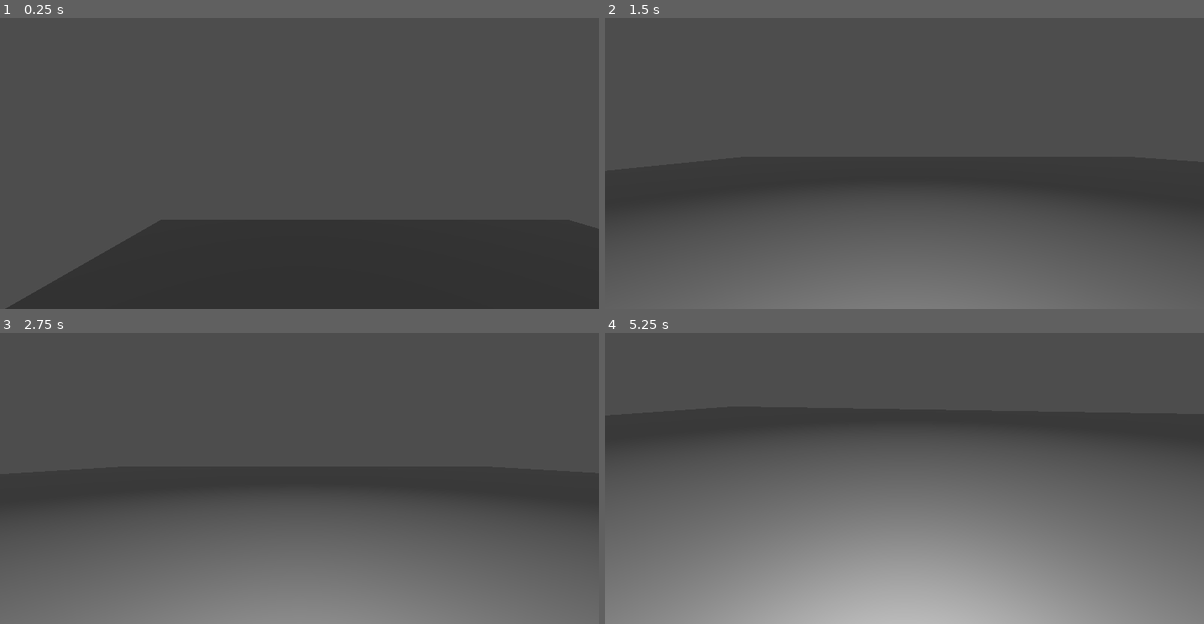
Above: before the commit, frames 1-4 (two rows, left to right).
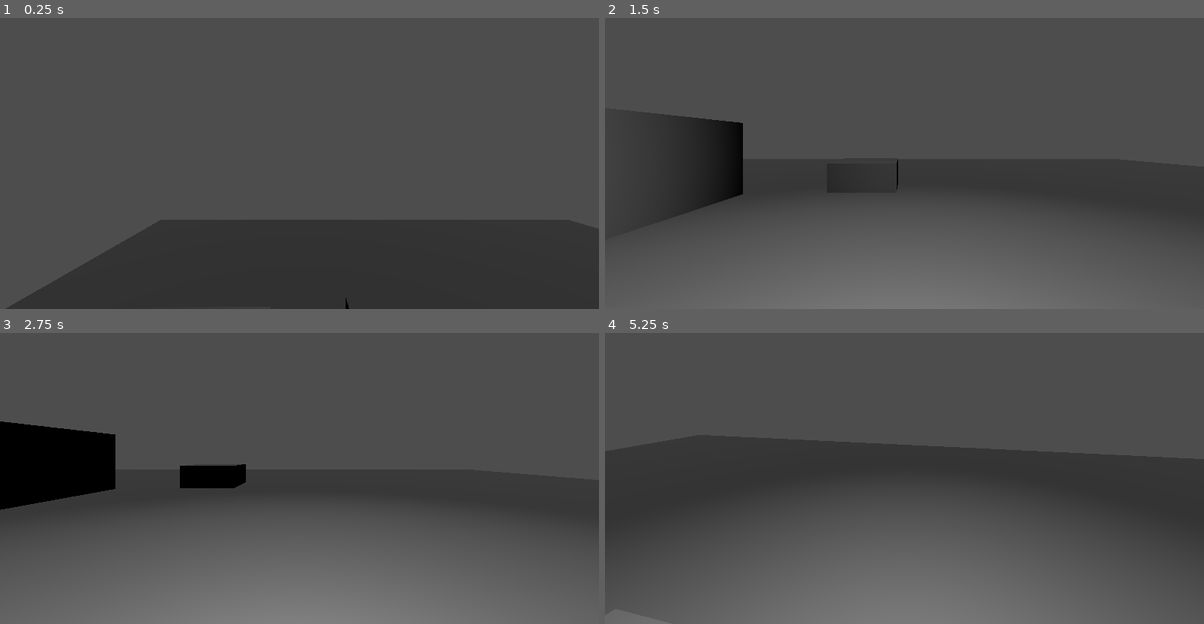
Above: after the commit, the same moments.

Repository: Xarrak-Dev/multiplayer-game
Game: Godot game, scene res://world.tscn
The game is run twice, just before and just after one commit, with the same random seed, the same clock (stepped at 60 frames per second) and the same inputs.
Inputs (mouse positions are in pixels of both pictures, inside the frame that each line leads up to):
- Up to frame 1 (0.25 s): no input
- Up to frame 2 (1.5 s): move the mouse to (1036, 122) at 0.52 s; hold D (move_right) 0.53-1.28 s; hold Shift (sprint, bound only after the commit) 0.53-1.28 s; tap Space (jump) at 0.77, 0.8, 1.07, 1.35 s; move the mouse to (784, 157) at 1.27 s; hold S (move_back) from 1.28 s (still down)
- Up to frame 3 (2.75 s): tap Space (jump) at 1.52, 1.82, 2.3 s; tap Shift (sprint, bound only after the commit) at 1.55 s; move the mouse to (359, 382) at 2.02 s; release S (move_back) at 2.03 s; press the mouse at (359, 382) at 2.03 s; hold D (move_right) from 2.03 s (still down)
- Up to frame 4 (5.25 s): move the mouse to (898, 461) at 2.77 s; release D (move_right) at 2.78 s; release the mouse at (898, 461) at 2.78 s; hold W (move_forward) from 2.78 s (still down); tap Shift (sprint, bound only after the commit) at 2.85, 4.55 s; tap Space (jump) at 3.02, 3.32, 3.77, 3.8, 4.07, 4.35, 4.52, 4.82 s; move the mouse to (946, 461) at 3.52 s; hold Shift (sprint, bound only after the commit) 3.53-4.28 s; move the mouse to (856, 452) at 4.27 s; move the mouse to (910, 455) at 5.02 s; press the mouse at (910, 455) at 5.03 s

The runs differ from the first frame. In frame 1, less than 0.1% of the frame differs, in the area x 45-59%, y 96-100%; in frame 2, 3.0%; in frame 3, 5.6%; in frame 4, 59%, in the area x 0-100%, y 37-100%.

Commit message:
sprint + weiner

Diff:
--- a/multiplayerManager.gd
+++ b/multiplayerManager.gd
@@ -1,7 +1,7 @@
 extends Node
 
 const port = 8080
-var serverIP = "127.0.0.1"
+var serverIP = "35.161.170.19"
 
 var unique_id = 0
 
@@ -23,13 +23,13 @@
 	print("joining")
 
 @rpc("any_peer", "call_remote", "reliable")
-func sendServerPosition(data):
+func sendServerPosition(data, rot):
 	var id = multiplayer.get_remote_sender_id()
-	sendClientsPosition.rpc(data, id)
+	sendClientsPosition.rpc(data, id, rot)
 
 @rpc("any_peer", "call_remote", "reliable")
-func sendClientsPosition(data, id):
-	world.updatePosition(id, data)
+func sendClientsPosition(data, id, rot):
+	world.updatePosition(id, data, rot)
 
 @rpc("any_peer", "call_remote", "reliable")
 func addPlayer(id, data):
--- a/otherplayer.tscn
+++ b/otherplayer.tscn
@@ -1,6 +1,8 @@
-[gd_scene load_steps=2 format=3 uid="uid://pkl4bsj7w35s"]
+[gd_scene load_steps=3 format=3 uid="uid://pkl4bsj7w35s"]
 
 [sub_resource type="CapsuleShape3D" id="CapsuleShape3D_2nmnv"]
+
+[sub_resource type="StandardMaterial3D" id="StandardMaterial3D_prgaf"]
 
 [node name="Player" type="CharacterBody3D"]
 transform = Transform3D(1, 0, 0, 0, -4.37114e-08, -1, 0, 1, -4.37114e-08, 0, 0, 0)
@@ -13,3 +15,7 @@
 
 [node name="OmniLight3D" type="OmniLight3D" parent="."]
 omni_range = 12.6
+
+[node name="CSGCylinder3D" type="CSGCylinder3D" parent="."]
+transform = Transform3D(0.147093, 0, 0, 0, 0.00613564, -0.146222, 0, 0.271629, 0.00330291, 0, -0.30646, -0.496643)
+material = SubResource("StandardMaterial3D_prgaf")
--- a/player.gd
+++ b/player.gd
@@ -3,7 +3,7 @@
 
 var gravity = ProjectSettings.get_setting("physics/3d/default_gravity")
 var speed = 5
-var jump_speed = 5
+var jump_speed = 7
 var mouse_sensitivity = 0.002
 
 
@@ -15,6 +15,10 @@
 	# Handle jump.
 	if Input.is_action_just_pressed("jump") and is_on_floor():
 		velocity.y = jump_speed
+	if Input.is_action_pressed("sprint"):
+		speed = 8
+	else:
+		speed = 5
 
 	# Get the input direction and handle the movement/deceleration.
 	# As good practice, you should replace UI actions with custom gameplay actions.
@@ -26,7 +30,7 @@
 	else:
 		velocity.x = move_toward(velocity.x, 0, speed)
 		velocity.z = move_toward(velocity.z, 0, speed)
-	MultiplayerManager.sendServerPosition.rpc_id(1, self.position)
+	MultiplayerManager.sendServerPosition.rpc_id(1, self.position, rotation.y)
 	move_and_slide()
 
 func _input(event):
--- a/project.godot
+++ b/project.godot
@@ -56,3 +56,9 @@
 , Object(InputEventJoypadButton,"resource_local_to_scene":false,"resource_name":"","device":-1,"button_index":0,"pressure":0.0,"pressed":false,"script":null)
 ]
 }
+sprint={
+"deadzone": 0.5,
+"events": [Object(InputEventKey,"resource_local_to_scene":false,"resource_name":"","device":-1,"window_id":0,"alt_pressed":false,"shift_pressed":false,"ctrl_pressed":false,"meta_pressed":false,"pressed":false,"keycode":0,"physical_keycode":4194325,"key_label":0,"unicode":0,"location":0,"echo":false,"script":null)
+, Object(InputEventJoypadButton,"resource_local_to_scene":false,"resource_name":"","device":-1,"button_index":9,"pressure":0.0,"pressed":false,"script":null)
+]
+}
--- a/world.gd
+++ b/world.gd
@@ -11,7 +11,8 @@
 
 
 # Called every frame. 'delta' is the elapsed time since the previous frame.
-func updatePosition(id, data):
+func updatePosition(id, data, rot):
 	for child in $players.get_children():
 		if child.name == str(id):
 			child.global_position = data
+			child.global_rotation.y = rot
--- a/world.tscn
+++ b/world.tscn
@@ -21,3 +21,12 @@
 
 [node name="Player" parent="." instance=ExtResource("1_rdwx0")]
 transform = Transform3D(1, 0, 0, 0, 1, 0, 0, 0, 1, 0.926144, 1.66206, 0.0978606)
+
+[node name="Box2" parent="." instance=ExtResource("2_t4itx")]
+transform = Transform3D(3.16152, 0, 0, 0, 1.53752, 0, 0, 0, 2.93123, -3.93956, 0.0538843, -8.41415)
+
+[node name="Box3" parent="." instance=ExtResource("2_t4itx")]
+transform = Transform3D(5.39997, 0, 0, 0, 5.39997, 0, 0, 0, 5.39997, -11.8172, -0.0645692, -3.98314)
+
+[node name="Box4" parent="." instance=ExtResource("2_t4itx")]
+transform = Transform3D(4.51439, 0, 0, 0, -10.6673, 0, 0, 0, 10.6643, -10.0144, -1.5, 10.0043)
Not shown, added: export_presets.cfg
